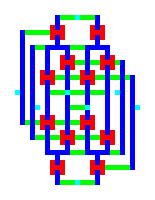
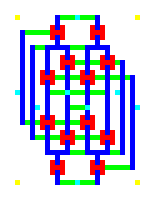
Layered file, before and after one edit (155x200). Changes by layer:
painted on "Cover" over left=15, top=15, right=140, bottom=185
painted on "Top" over left=15, top=15, right=140, bottom=185
painted on "Membrane" over left=15, top=15, right=140, bottom=185
painted on "Wells" over left=15, top=15, right=140, bottom=185
painted on "Bottom" over left=15, top=15, right=140, bottom=185
